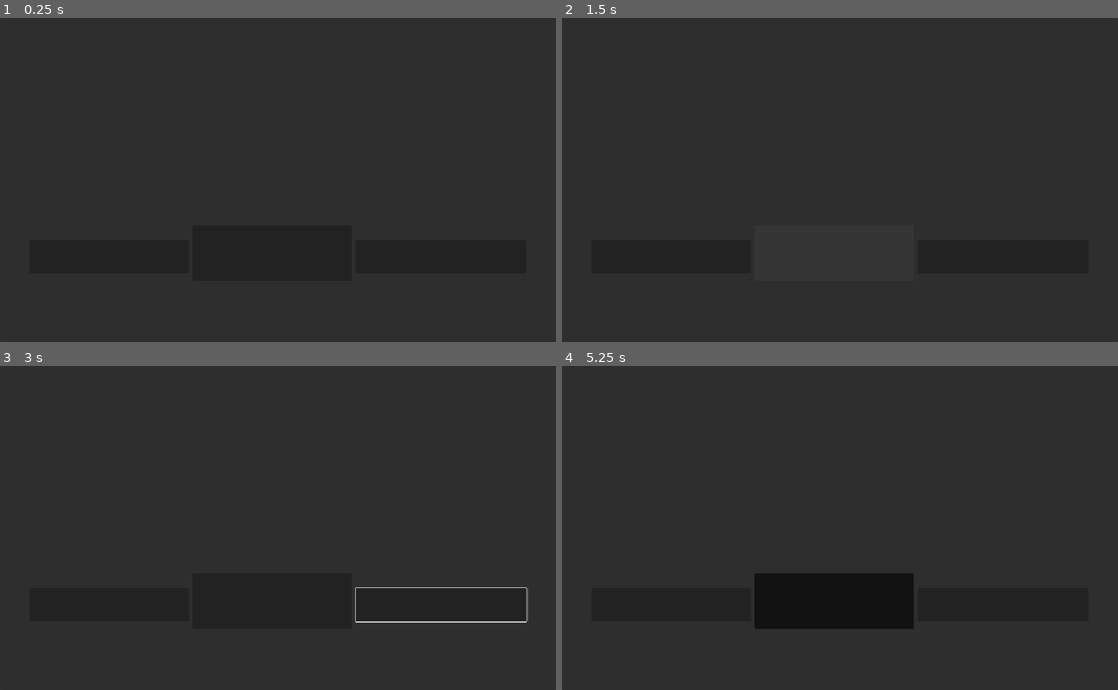
Above: before the commit, frames 1-4 (two rows, left to right).
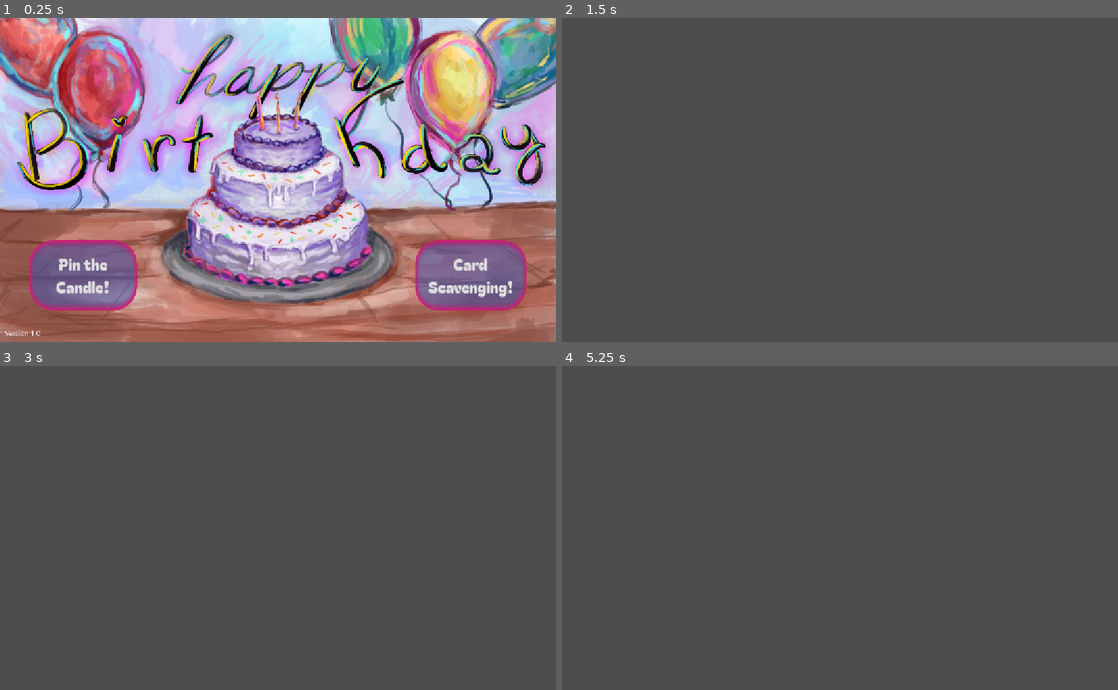
Above: after the commit, the same moments.

Repository: arislam-cs28/birthday-gifts
Game: Godot game, scene res://main_scene/home.tscn
Two runs of this game, one before a commit and one after it. Both use one fixed random seed, a clock stepped at 60 frames per second and the inputs below. Before the commit the project has no main scene; this scene is started directly in both runs.
Inputs (mouse positions are in pixels of both pictures, inside the frame that each line leads up to):
- Up to frame 1 (0.25 s): no input
- Up to frame 2 (1.5 s): click (673, 257) at 0.52 s; click (834, 254) at 1.27 s
- Up to frame 3 (3 s): click (439, 605) at 2.02 s; tap Enter at 2.75 s; move the mouse to (400, 511) at 2.77 s; hold Right from 2.78 s (still down); tap Alt at 2.85 s; click (400, 511) at 2.92 s
- Up to frame 4 (5.25 s): tap Space at 3.5, 5 s; move the mouse to (728, 544) at 3.52 s; release Right at 3.53 s; hold Down 3.53-4.28 s; tap Shift at 3.6, 5.1 s; tap Enter at 4.25 s; move the mouse to (895, 456) at 4.27 s; hold Right 4.28-5.03 s; tap Alt at 4.35 s; move the mouse to (812, 592) at 5.02 s; hold Up from 5.03 s (still down); click (812, 592) at 5.17 s

The runs differ from the first frame. In frame 1, 99% of the frame differs, in the area x 0-100%, y 0-100%; in frame 2, 95%; in frame 3, 100%; in frame 4, 100%.

Commit message:
Completed homescreen and created music asset.

Diff:
--- /dev/null
+++ b/game/cardFinding.tscn
@@ -0,0 +1,9 @@
+[gd_scene format=3 uid="uid://cu0y7rhxpn686"]
+
+[node name="CardFinding" type="Control" unique_id=2098364333]
+layout_mode = 3
+anchors_preset = 15
+anchor_right = 1.0
+anchor_bottom = 1.0
+grow_horizontal = 2
+grow_vertical = 2
--- /dev/null
+++ b/game/pinCandle.tscn
@@ -0,0 +1,9 @@
+[gd_scene format=3 uid="uid://bddyy4htwncct"]
+
+[node name="PinCandle" type="Control" unique_id=372804771]
+layout_mode = 3
+anchors_preset = 15
+anchor_right = 1.0
+anchor_bottom = 1.0
+grow_horizontal = 2
+grow_vertical = 2
--- a/main_scene/home.gd
+++ b/main_scene/home.gd
@@ -9,3 +9,10 @@
 # Called every frame. 'delta' is the elapsed time since the previous frame.
 func _process(delta: float) -> void:
 	pass
+
+
+func _on_candle_pressed() -> void:
+	get_tree().change_scene_to_file("res://game/pinCandle.tscn")
+
+func _on_cards_pressed() -> void:
+	get_tree().change_scene_to_file("res://game/cardFinding.tscn")
--- a/main_scene/home.tscn
+++ b/main_scene/home.tscn
@@ -1,6 +1,12 @@
 [gd_scene format=3 uid="uid://suojfqlpcntx"]
 
 [ext_resource type="Script" uid="uid://cnbfbfxqikf3r" path="res://main_scene/home.gd" id="1_tt30a"]
+[ext_resource type="Texture2D" uid="uid://d1bjb6hxt78q8" path="res://assets/art/birthday_ysws_homescreen.png" id="2_twm0j"]
+[ext_resource type="FontFile" uid="uid://c6lwi7aajcuiy" path="res://assets/fonts/Main.ttf" id="3_2jgxg"]
+[ext_resource type="Theme" uid="uid://mhemgxdnfbec" path="res://reusables/buttons.tres" id="3_ryjsw"]
+
+[sub_resource type="StyleBoxTexture" id="StyleBoxTexture_i7bfj"]
+texture = ExtResource("2_twm0j")
 
 [node name="Home" type="Control" unique_id=1849579431]
 layout_mode = 3
@@ -18,22 +24,22 @@
 anchor_bottom = 1.0
 grow_horizontal = 2
 grow_vertical = 2
+theme_override_styles/panel = SubResource("StyleBoxTexture_i7bfj")
 
-[node name="HappyBirthday" type="TextureRect" parent="Background" unique_id=1854189418]
+[node name="Label" type="Label" parent="Background" unique_id=1096934956]
 layout_mode = 1
-anchors_preset = 8
-anchor_left = 0.5
-anchor_top = 0.5
-anchor_right = 0.5
-anchor_bottom = 0.5
-offset_left = -20.0
-offset_top = -196.0
-offset_right = 20.0
-offset_bottom = -68.0
-grow_horizontal = 2
-grow_vertical = 2
+anchors_preset = 2
+anchor_top = 1.0
+anchor_bottom = 1.0
+offset_left = 10.0
+offset_top = -31.0
+offset_right = 96.0
+offset_bottom = -8.0
+grow_vertical = 0
+theme_override_fonts/font = ExtResource("3_2jgxg")
+text = "Version 1.0"
 
-[node name="Button" type="Button" parent="." unique_id=1020635282]
+[node name="Candle" type="Button" parent="." unique_id=1020635282]
 layout_mode = 1
 anchors_preset = 8
 anchor_left = 0.5
@@ -42,35 +48,30 @@
 anchor_bottom = 0.5
 offset_left = -536.0
 offset_top = 130.0
-offset_right = -192.0
-offset_bottom = 202.0
+offset_right = -304.0
+offset_bottom = 282.0
 grow_horizontal = 2
 grow_vertical = 2
+theme = ExtResource("3_ryjsw")
+text = "Pin the
+Candle!"
 
-[node name="Button2" type="Button" parent="." unique_id=96577347]
+[node name="Cards" type="Button" parent="." unique_id=1434990682]
 layout_mode = 1
 anchors_preset = 8
 anchor_left = 0.5
 anchor_top = 0.5
 anchor_right = 0.5
 anchor_bottom = 0.5
-offset_left = -184.0
-offset_top = 98.0
-offset_right = 160.0
-offset_bottom = 218.0
+offset_left = 296.0
+offset_top = 130.0
+offset_right = 536.0
+offset_bottom = 282.0
 grow_horizontal = 2
 grow_vertical = 2
+theme = ExtResource("3_ryjsw")
+text = "Card
+Scavenging!"
 
-[node name="Button3" type="Button" parent="." unique_id=1434990682]
-layout_mode = 1
-anchors_preset = 8
-anchor_left = 0.5
-anchor_top = 0.5
-anchor_right = 0.5
-anchor_bottom = 0.5
-offset_left = 168.0
-offset_top = 130.0
-offset_right = 536.0
-offset_bottom = 202.0
-grow_horizontal = 2
-grow_vertical = 2
+[connection signal="pressed" from="Candle" to="." method="_on_candle_pressed"]
+[connection signal="pressed" from="Cards" to="." method="_on_cards_pressed"]
--- a/project.godot
+++ b/project.godot
@@ -12,8 +12,13 @@
 
 config/name="birthday-gifts"
 config/tags=PackedStringArray("fun", "hack_club")
+run/main_scene="uid://suojfqlpcntx"
 config/features=PackedStringArray("4.7", "Forward Plus")
 config/icon="res://icon.svg"
+
+[autoload]
+
+Bgm="*uid://2377s42km81s"
 
 [display]
 
--- /dev/null
+++ b/reusables/bgm.tscn
@@ -0,0 +1,7 @@
+[gd_scene format=3 uid="uid://2377s42km81s"]
+
+[ext_resource type="AudioStream" uid="uid://pqc4ggotmpne" path="res://assets/music/bdayysws.mp3" id="1_cryqc"]
+
+[node name="Bgm" type="AudioStreamPlayer2D" unique_id=791140862]
+stream = ExtResource("1_cryqc")
+autoplay = true
--- a/reusables/buttons.tres
+++ b/reusables/buttons.tres
@@ -1,3 +1,116 @@
 [gd_resource type="Theme" format=3 uid="uid://mhemgxdnfbec"]
 
+[ext_resource type="FontFile" uid="uid://vx87st8gs1ej" path="res://assets/fonts/Title.ttf" id="1_lcvil"]
+
+[sub_resource type="StyleBoxFlat" id="StyleBoxFlat_lcvil"]
+content_margin_left = 4.0
+content_margin_top = 4.0
+content_margin_right = 4.0
+content_margin_bottom = 4.0
+bg_color = Color(0.1, 0.1, 0.1, 0.3)
+corner_radius_top_left = 3
+corner_radius_top_right = 3
+corner_radius_bottom_right = 3
+corner_radius_bottom_left = 3
+corner_detail = 5
+
+[sub_resource type="StyleBoxFlat" id="StyleBoxFlat_6v35k"]
+content_margin_left = 4.0
+content_margin_top = 4.0
+content_margin_right = 4.0
+content_margin_bottom = 4.0
+bg_color = Color(1, 1, 1, 0.75)
+draw_center = false
+border_width_left = 2
+border_width_top = 2
+border_width_right = 2
+border_width_bottom = 2
+corner_radius_top_left = 3
+corner_radius_top_right = 3
+corner_radius_bottom_right = 3
+corner_radius_bottom_left = 3
+corner_detail = 5
+expand_margin_left = 2.0
+expand_margin_top = 2.0
+expand_margin_right = 2.0
+expand_margin_bottom = 2.0
+
+[sub_resource type="StyleBoxFlat" id="StyleBoxFlat_qdyli"]
+content_margin_left = 4.0
+content_margin_top = 4.0
+content_margin_right = 4.0
+content_margin_bottom = 4.0
+bg_color = Color(0.5050857, 0.5588438, 0.85868466, 0.6)
+border_width_left = 10
+border_width_top = 17
+border_width_right = 10
+border_width_bottom = 17
+border_color = Color(0.81801254, 0.11201409, 0.44323614, 1)
+border_blend = true
+corner_radius_top_left = 50
+corner_radius_top_right = 50
+corner_radius_bottom_right = 50
+corner_radius_bottom_left = 50
+corner_detail = 5
+
+[sub_resource type="StyleBoxFlat" id="StyleBoxFlat_powuu"]
+content_margin_left = 4.0
+content_margin_top = 4.0
+content_margin_right = 4.0
+content_margin_bottom = 4.0
+bg_color = Color(0.28942809, 0.32759678, 0.6476807, 0.6)
+border_width_left = 10
+border_width_top = 17
+border_width_right = 10
+border_width_bottom = 17
+border_color = Color(0.81801254, 0.11201409, 0.44323614, 1)
+border_blend = true
+corner_radius_top_left = 50
+corner_radius_top_right = 50
+corner_radius_bottom_right = 50
+corner_radius_bottom_left = 50
+corner_detail = 5
+
+[sub_resource type="StyleBoxFlat" id="StyleBoxFlat_kvwfe"]
+content_margin_left = 4.0
+content_margin_top = 4.0
+content_margin_right = 4.0
+content_margin_bottom = 4.0
+bg_color = Color(0.16885468, 0.19390294, 0.4159687, 0.6)
+border_width_left = 10
+border_width_top = 17
+border_width_right = 10
+border_width_bottom = 17
+border_color = Color(0.81801254, 0.11201409, 0.44323614, 1)
+border_blend = true
+corner_radius_top_left = 50
+corner_radius_top_right = 50
+corner_radius_bottom_right = 50
+corner_radius_bottom_left = 50
+corner_detail = 5
+
 [resource]
+Button/colors/font_color = Color(0.875, 0.875, 0.875, 1)
+Button/colors/font_disabled_color = Color(0.875, 0.875, 0.875, 0.5)
+Button/colors/font_focus_color = Color(0.95, 0.95, 0.95, 1)
+Button/colors/font_hover_color = Color(0.95, 0.95, 0.95, 1)
+Button/colors/font_hover_pressed_color = Color(1, 1, 1, 1)
+Button/colors/font_outline_color = Color(0, 0, 0, 1)
+Button/colors/font_pressed_color = Color(1, 1, 1, 1)
+Button/colors/icon_disabled_color = Color(1, 1, 1, 0.4)
+Button/colors/icon_focus_color = Color(1, 1, 1, 1)
+Button/colors/icon_hover_color = Color(1, 1, 1, 1)
+Button/colors/icon_hover_pressed_color = Color(1, 1, 1, 1)
+Button/colors/icon_normal_color = Color(1, 1, 1, 1)
+Button/colors/icon_pressed_color = Color(1, 1, 1, 1)
+Button/constants/align_to_largest_stylebox = 0
+Button/constants/h_separation = 4
+Button/constants/icon_max_width = 0
+Button/constants/outline_size = 0
+Button/font_sizes/font_size = 33
+Button/fonts/font = ExtResource("1_lcvil")
+Button/styles/disabled = SubResource("StyleBoxFlat_lcvil")
+Button/styles/focus = SubResource("StyleBoxFlat_6v35k")
+Button/styles/hover = SubResource("StyleBoxFlat_qdyli")
+Button/styles/normal = SubResource("StyleBoxFlat_powuu")
+Button/styles/pressed = SubResource("StyleBoxFlat_kvwfe")
Binary file added: assets/art/birthday_ysws_homescreen.png
Not shown, added: assets/art/birthday_ysws_homescreen.png.import
Not shown, added: assets/music/bdayysws.mp3.import
Not shown, added: assets/music/bdayysws.mp3
